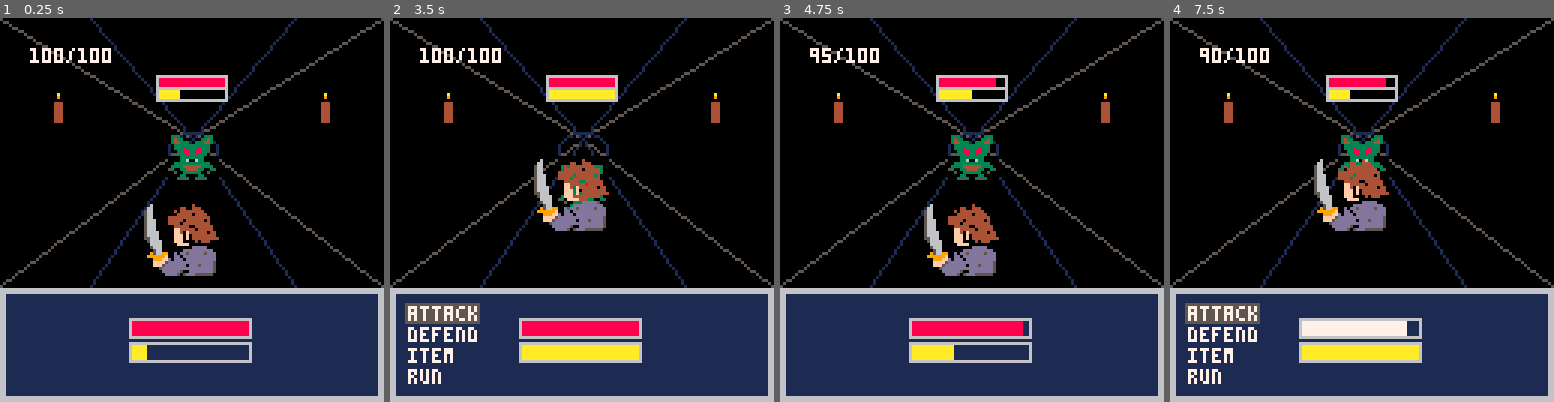
Above: before the commit, frames 1-4 (left to right).
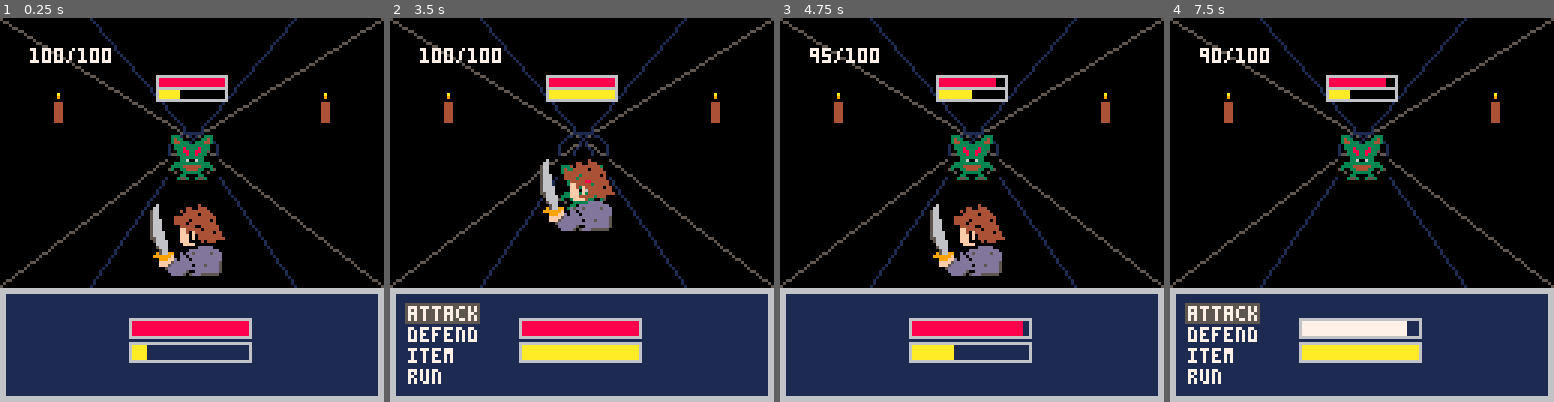
Above: after the commit, the same moments.

Repository: tavarespablo/turn-based-rpg
Game: PICO-8 cartridge my_game.p8
Two runs of this game, one before a commit and one after it. Both use one fixed random seed, a clock stepped at 60 frames per second and the inputs below.
Inputs:
- Up to frame 1 (0.25 s): no input
- Up to frame 2 (3.5 s): tap O (Z key) at 0.7, 1.7, 2.1, 2.5, 2.9, 3.3 s; hold Up 2.15-2.42 s
- Up to frame 3 (4.75 s): hold Down 3.63-3.97 s; tap O (Z key) at 3.7, 4.1, 4.5 s; hold Up from 4.73 s (still down)
- Up to frame 4 (7.5 s): tap O (Z key) every 0.4 s from 4.9 to 7.3 s; release Up at 5.03 s; hold Down 5.73-6.03 s; hold Up 7.18-7.45 s

The runs differ from the first frame. In frame 1, 1.6% of the frame differs, in the area x 37-59%, y 48-68%; in frame 2, 1.6%; in frame 3, 1.6%; in frame 4, 2.1%, in the area x 37-58%, y 36-56%.

Commit message:
- v0.5: slowed soundtrack speed and added background - v0.6: win screen reframed, added win sfx

Diff:
--- a/my_game.p8
+++ b/my_game.p8
@@ -97,6 +97,7 @@
     if monster_health <= 0 then
         monster_health = 0
         player_won     = true
+        music(7)
     end
 
     player_attacking = false
@@ -308,15 +309,28 @@
 
 function draw_battle_scene()
     -- monster
-    spr(129, 56, 38 + monster_y_offset, 4, 4)
+    if sprite_visible(monster_flash_t) then
+        spr(129, 56, 38 + monster_y_offset, 4, 4)
+    end
     -- player (y_offset negativo = move para cima, em direれせれこo ao monstro)
-    spr(64, 44, 54 + player_y_offset, 4, 4)
+    if sprite_visible(player_flash_t) then
+        spr(64, 46, 54 + player_y_offset, 4, 4)
+    end
+end
+
+-- retorna false nos frames "off" do piscar, true caso contrれくrio
+-- quando timer=0 (sem dano), estれく sempre visれとvel
+function sprite_visible(timer)
+    if timer > 0 and timer % FLASH_PERIOD < flr(FLASH_PERIOD / 2) then
+        return false
+    end
+    return true
 end
 
 function draw_hud()
     if player_won then
-        print("victory!", 43, 50, 10)
-        print("press x to play again", 10, 60, 7)
+        print("victory!", 48, 50, 10)
+        print("press x to play again", 25, 60, 7)
         return
     end
     if game_over then
Not shown, changed: the music (__music__) section of my_game.p8
Not shown, changed: the sound effects (__sfx__) section of my_game.p8
Not shown, changed: README.md
